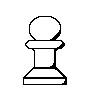
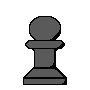
Layer changes from the first 90 × 90 image to the second:
painted on "Hintergrund" over [24,17,65,84]
